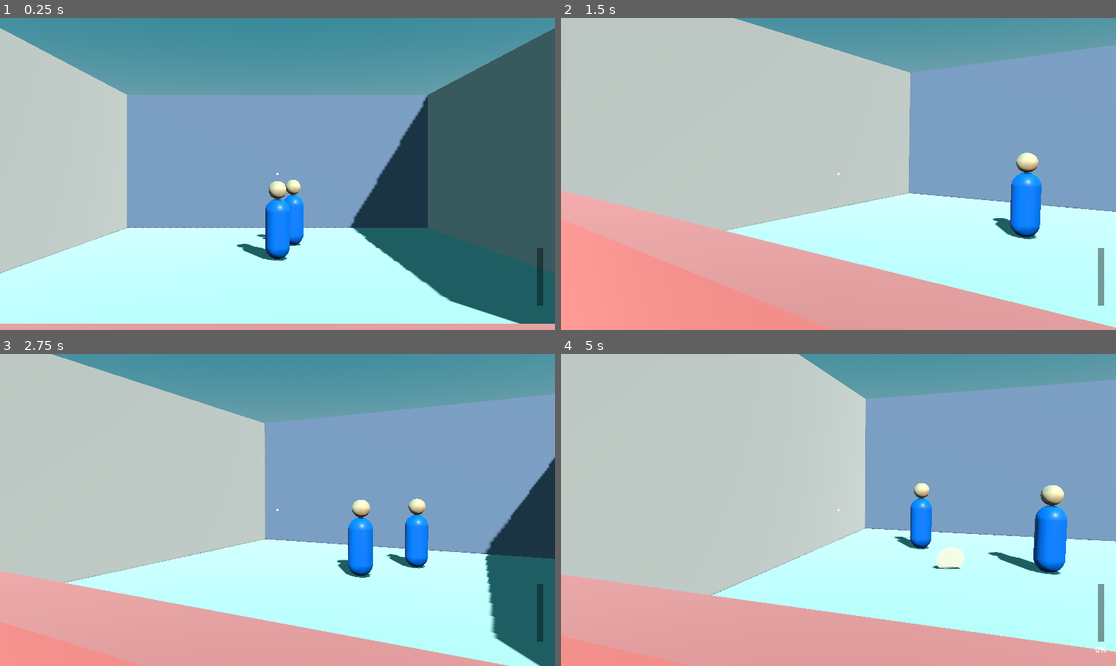
Above: before the commit, frames 1-4 (two rows, left to right).
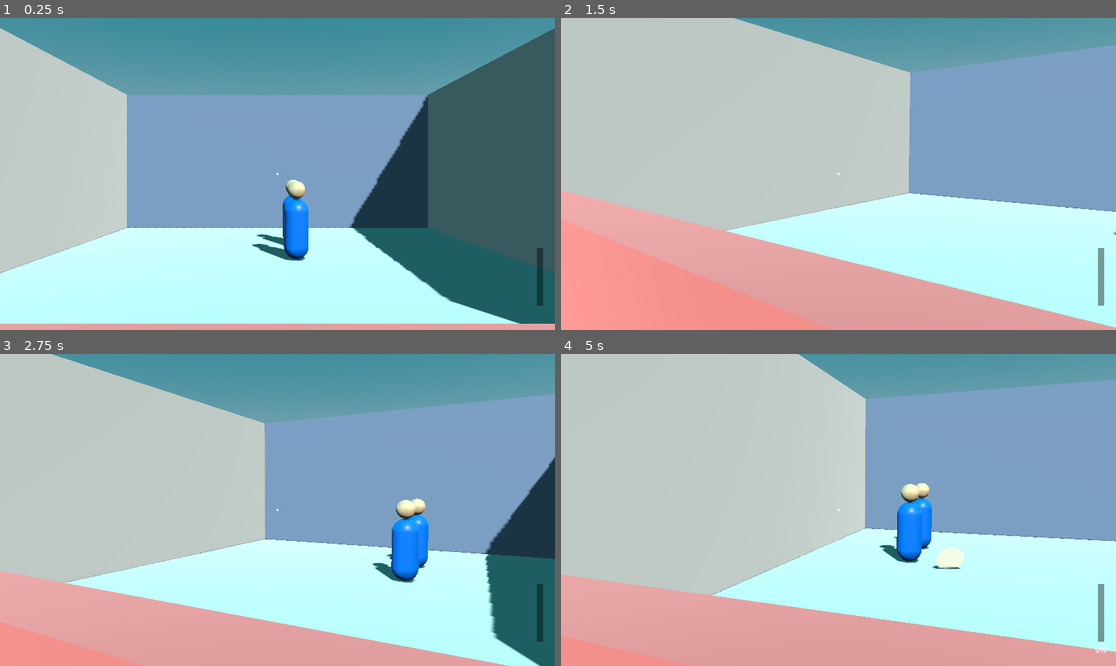
Above: after the commit, the same moments.

Repository: ADB4/CF37
Game: Godot game, scene res://scenes/main.tscn
Same seed, same stepped clock (60 frames per second), same inputs: the game is played once before the commit and once after it.
Inputs (mouse positions are in pixels of both pictures, inside the frame that each line leads up to):
- Up to frame 1 (0.25 s): no input
- Up to frame 2 (1.5 s): tap Enter at 0.5 s; move the mouse to (960, 158) at 0.52 s; press the mouse at (960, 158) at 0.53 s; hold D (move_right) 0.53-1.28 s; move the mouse to (810, 174) at 1.27 s; release the mouse at (810, 174) at 1.28 s; hold Left (move_left) from 1.28 s (still down); tap L at 1.35 s
- Up to frame 3 (2.75 s): move the mouse to (288, 503) at 2.02 s; release Left (move_left) at 2.03 s; hold D (move_right) from 2.03 s (still down); tap C at 2.1 s
- Up to frame 4 (5 s): move the mouse to (832, 516) at 2.77 s; click (832, 516) at 2.85 s; move the mouse to (877, 513) at 3.52 s; release D (move_right) at 3.53 s; hold Left (move_left) from 3.53 s (still down); tap L at 3.6 s; tap Escape (pause) at 4.15 s; move the mouse to (672, 463) at 4.27 s; tap C at 4.35 s; tap R (restart) at 4.9 s

The runs differ from the first frame. In frame 1, 1.6% of the frame differs, in the area x 42-56%, y 52-78%; in frame 2, 1.4%; in frame 3, 2.0%; in frame 4, 2.5%, in the area x 57-92%, y 41-71%.

Commit message:
CF37-12: pathed patrol on target clown

Diff:
--- a/scenes/target_clown.tscn
+++ b/scenes/target_clown.tscn
@@ -5,4 +5,9 @@
 
 [node name="TargetClown" unique_id=1860628569 instance=ExtResource("1_wessb")]
 script = ExtResource("2_clown")
+pause_chance = 0.35
+midpoint_chance = 0.5
+pause_min = 0.5
+pause_max = 1.4
 archetype_id = &"clown"
+movement_mode = 1
--- a/scripts/target_clown.gd
+++ b/scripts/target_clown.gd
@@ -1,12 +1,130 @@
 class_name TargetClown
 extends TargetBase
-## The main clown target.
+## The main clown: the cast's baseline aim challenge (CF37-12).
 ##
-## In CF37-61 the clown is a thin STATIONARY subclass of TargetBase — it adds
-## NO behaviour of its own. This file exists now only so the inherited scene has
-## a stable script identity to grow into. Nothing to implement in this story.
+## Adds movement *personality* on top of CF37-61's mechanical PATH locomotion by
+## overriding the `_patrol` seam ONLY — never `_physics_process`. The base ticks
+## the action-lock, calls `_patrol`, moves, clamps `position.x` to the rail and
+## runs CF37-22 locomotion anim there; overriding `_physics_process` without
+## `super()` silently kills all of that.
 ##
-## CF37-12 fills this in: it overrides `_patrol` to break the metronome and adds
-## the de-metronome exports (pause_chance, midpoint_chance, pause_min, pause_max
-## — decision D7) and re-values patrol_speed / path_min_x / path_max_x on
-## CF37-73 evidence.
+## De-metronome design (CF37-12 Scope): at each turn, roll `midpoint_chance` to
+## sometimes head for a random point inside the rail instead of the far bound, and
+## roll `pause_chance` to sometimes linger for a `pause_min`..`pause_max` window.
+## With both chances 0, the override reduces to the base ping-pong EXACTLY (AC4).
+##
+## `patrol_speed` / `path_min_x` / `path_max_x` are re-valued as the baseline
+## difficulty on CF37-73 evidence recorded on the ticket (set in the inspector,
+## not here). `movement_mode` flips to PATH on `scenes/target_clown.tscn` (editor
+## checklist), not in this script.
+
+
+@export_group("Patrol personality")
+
+## Probability [0,1], rolled at each turn, of lingering in place before setting off
+## again instead of turning immediately. 0 disables pauses. Feel-tuned for AC3 (not
+## CF37-73-gated); this default is a starting point — tune it on the 30 s watch.
+## AC: AC3 (non-mechanical), AC4 (0 → exact base ping-pong).
+@export var pause_chance := 0.35
+
+## Probability [0,1], rolled at each turn, of heading for a random point inside the
+## rail instead of the far bound. 0 disables midpoint turns. Feel-tuned for AC3.
+## AC: AC2 (target stays in bounds), AC3, AC4 (0 → exact base ping-pong).
+@export var midpoint_chance := 0.5
+
+## Shortest linger, seconds — lower bound of the pause window (D7 initial default).
+## AC: AC3.
+@export var pause_min := 0.5
+
+## Longest linger, seconds — upper bound of the pause window (D7 initial default).
+## Keep `pause_max` >= `pause_min`.
+## AC: AC3.
+@export var pause_max := 1.4
+
+
+## Remaining linger time (s). While > 0 the clown stands still (velocity.x = 0) and
+## counts this down in `_patrol`; at 0 it resumes toward `_target_x`.
+## AC: AC3 (pauses), AC4 (must never arm when pause_chance == 0).
+var _pause_timer := 0.0
+
+## The point on the rail the clown is currently walking toward, repicked on arrival.
+## Must always be inside [path_min_x, path_max_x] (AC2). With midpoint_chance == 0
+## this is always the far bound, so the motion matches the base ping-pong (AC4).
+var _target_x := 0.0
+
+
+## Seed the personality state so the first leg matches the base's opening move.
+## MUST call super() first — the base `_ready` sets motion_mode, wires the hit
+## zones and detects the anim backend; skipping it breaks scoring and animation.
+func _ready() -> void:
+	super()
+	_target_x = path_max_x
+
+
+# ---------------------------------------------------------------------------
+# Movement personality  (overrides TargetBase._patrol — NOT _physics_process)
+# ---------------------------------------------------------------------------
+
+## Replace the base's turn-at-the-bound ping-pong with a target-driven walk that
+## sometimes pauses and sometimes turns at a midpoint. Takes `delta` (the base
+## default ignores it) to count the pause down in physics time. Set `velocity.x`
+## here only — the base `_physics_process` calls move_and_slide() and clamps
+## position.x to the rail after you return.
+## AC: AC2 (targets in bounds), AC3 (varied pauses/turns), AC4 (both-0 == base).
+func _patrol(delta: float) -> void:
+	if _pause_timer > 0.0:
+		_pause_timer -= delta
+		velocity.x = 0.0
+		return
+	if _reached_target():
+		_pick_next_target()
+		if randf() < pause_chance:
+			_pause_timer = randf_range(pause_min, pause_max)
+			velocity.x = 0.0
+			return
+
+	velocity.x = _patrol_dir * patrol_speed
+
+
+## True once position.x has reached (or passed) _target_x in the current direction
+## of travel — so the comparison flips with _patrol_dir. Keep it EPSILON-FREE: with
+## _target_x at a bound this then turns at the exact point the base would (the base
+## clamps position.x to the bounds each frame, so the far-bound case can't overshoot).
+## AC: AC4 (turn point identical to the base ping-pong).
+func _reached_target() -> bool:
+	if _patrol_dir > 0.0:
+		return position.x >= _target_x
+	else:
+		return position.x <= _target_x
+
+
+## Turn around and choose the next _target_x: the far bound in the NEW direction,
+## or (rolled on midpoint_chance) a random point between here and that bound. The
+## pick must stay inside [path_min_x, path_max_x] (AC2) and be ahead in the new
+## direction so it isn't an instant re-turn. midpoint_chance == 0 ⇒ always the far
+## bound (AC4).
+## AC: AC2 (pick in bounds), AC4 (midpoint_chance 0 → far bound only).
+func _pick_next_target() -> void:
+	_patrol_dir = _patrol_dir * -1.0
+	if randf() < midpoint_chance:
+		if _patrol_dir > 0.0:
+			_target_x = randf_range(position.x, path_max_x)
+		else:
+			_target_x = randf_range(position.x, path_min_x)
+	else:
+		_target_x = path_max_x if _patrol_dir > 0.0 else path_min_x
+
+
+# ---------------------------------------------------------------------------
+# Lifecycle
+# ---------------------------------------------------------------------------
+
+## Clear the clown's transient personality state on top of the base reset, so a
+## reset restarts a clean first leg. reset() isn't wired into a round until
+## CF37-15, but keeping this state consistent with the base lifecycle now avoids a
+## stale-state bug when it is. Call super() first (base clears defeated / velocity /
+## _patrol_dir).
+func reset() -> void:
+	super()
+	_pause_timer = 0.0
+	_target_x = path_max_x
